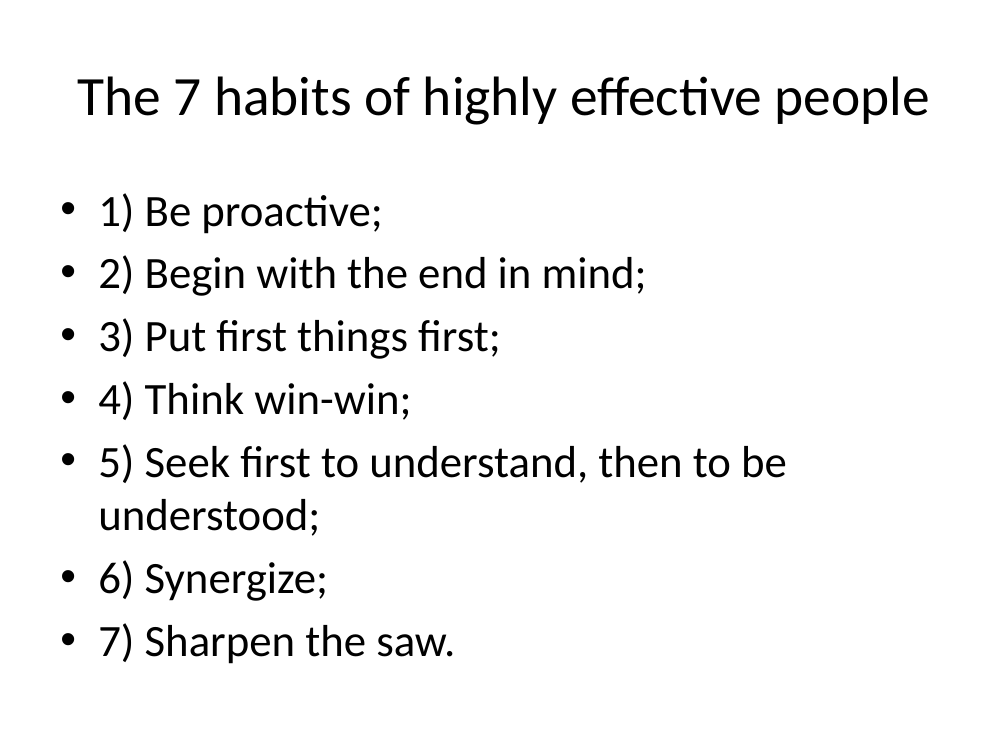
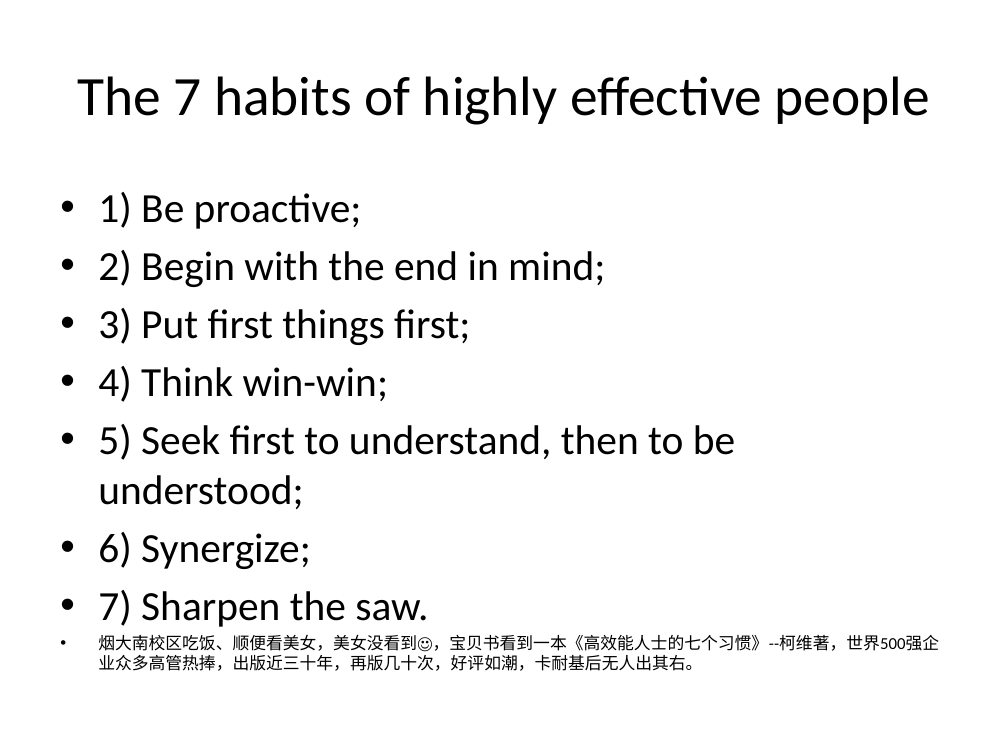
Before and after one commit to FinchYang/pyinrealworld, a slide deck: slide 3 of doc/Blah blah blah.pptx. Drawn at 1008x756 pixels with LibreOffice and Linux fonts; fonts in the diff are those of the drawing. Boxes give left, top, right and bottom in pixels: in the first picture for what was removed or moved away, otherwise in the second. Text is boxed around its words. In the diff, an @@ line names an element or a change of style, - is before the commit and + after.

```diff
--- a/doc/Blah blah blah.pptx
+++ b/doc/Blah blah blah.pptx
@@ text at (98,192,735,627): size 32 to 29.6 pt in "1) Be proactive;", "2) Begin with the end in mind;", "3) Put first things first;", "4) Think win-win;" and 3 more places @@
@@ text at (98,634,939,671): paragraph added @@
+• 烟大南校区吃饭、顺便看美女，美女没看到☺，宝贝书看到一本《高效能人士的七个习惯》--柯维著，世界500强企业众多高管热捧，出版近三十年，再版几十次，好评如潮，卡耐基后无人出其右。
```
Also in this commit, not shown: 19 other slides changed, 2 slides removed, 8 other files.
